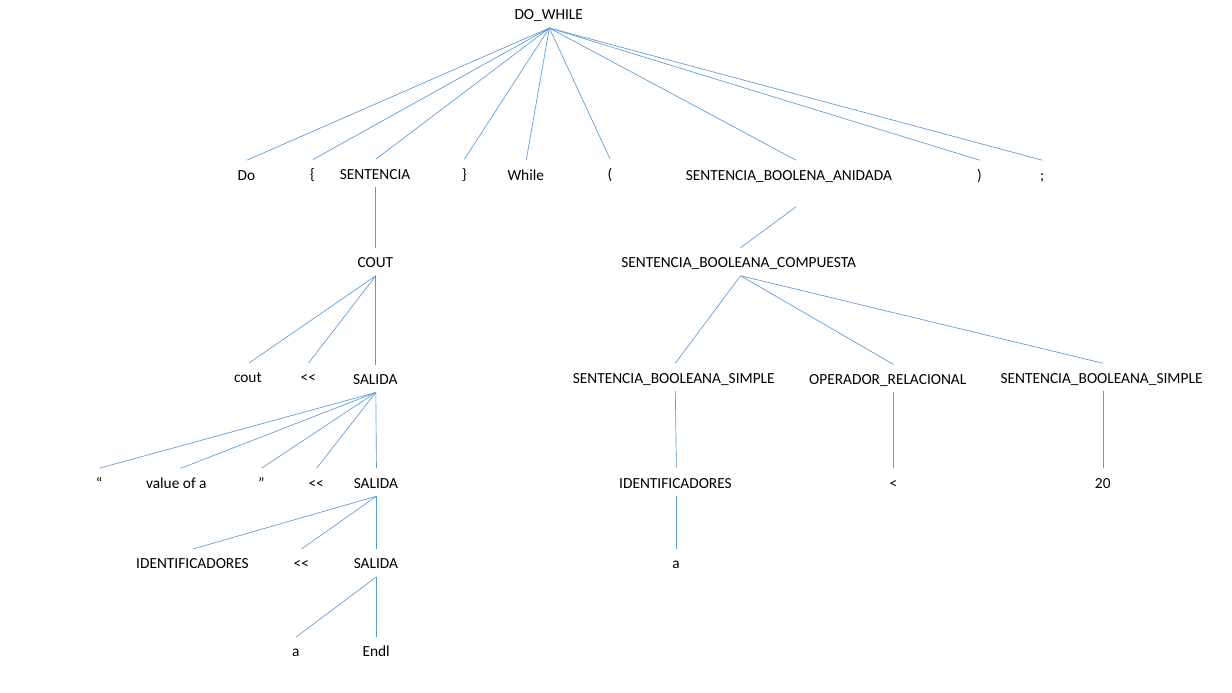
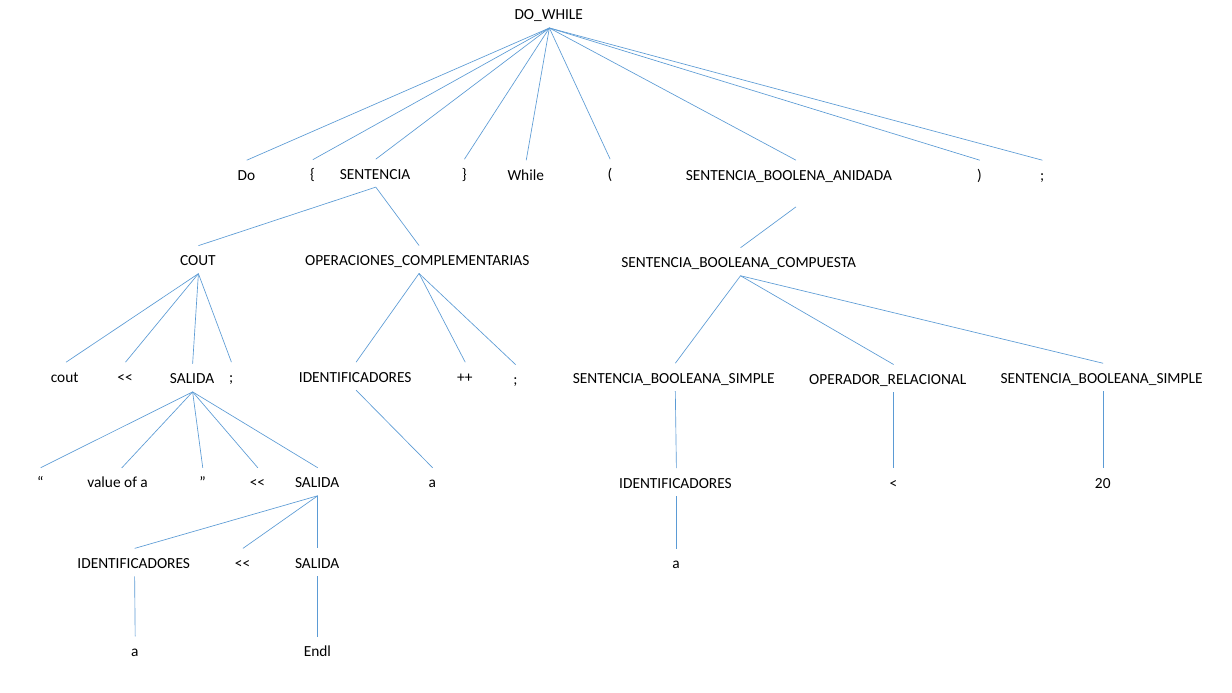
Before and after one commit to jacarou/Compilador_de_C, a slide deck: slide 2 of Arboles/DoWhile.pptx. Drawn at 1232x693 pixels with LibreOffice and Linux fonts; fonts in the diff are those of the drawing. Boxes give left, top, right and bottom in pixels: in the first picture for what was removed or moved away, otherwise in the second. Text is boxed around its words. In the diff, an @@ line names an element or a change of style, - is before the commit and + after.

```diff
--- a/Arboles/DoWhile.pptx
+++ b/Arboles/DoWhile.pptx
@@ line moved from (376, 188) - (376, 248) to (376, 188) - (199, 246) @@
@@ line added from (376, 188) to (420, 246), #5B9BD5 0.5 pt @@
@@ text "COUT" moved from (x1=358, y1=257, x2=394, y2=267) to (x1=180, y1=255, x2=216, y2=265) @@
@@ text added at (x1=305, y1=255, x2=529, y2=267), 12 pt, text #000000 @@
+OPERACIONES_COMPLEMENTARIAS
@@ line moved from (376, 275) - (250, 363) to (199, 274) - (67, 362) @@
@@ line moved from (376, 275) - (309, 363) to (199, 274) - (126, 362) @@
@@ line moved from (376, 275) - (376, 364) to (199, 274) - (192, 364) @@
@@ line added from (199, 274) to (232, 362), #5B9BD5 0.5 pt @@
@@ line added from (420, 274) to (356, 362), #5B9BD5 0.5 pt @@
@@ line added from (420, 274) to (466, 362), #5B9BD5 0.5 pt @@
@@ line added from (420, 274) to (516, 365), #5B9BD5 0.5 pt @@
@@ 3 texts moved together from (x1=234, y1=363, x2=397, y2=391) to (x1=51, y1=362, x2=214, y2=390) @@
@@ text added at (x1=220, y1=362, x2=243, y2=390), 12 pt, text #000000 @@
+;
@@ text added at (x1=299, y1=372, x2=412, y2=382), 12 pt, text #000000 @@
+IDENTIFICADORES
@@ text added at (x1=448, y1=362, x2=482, y2=390), 12 pt, text #000000 @@
+++
@@ text added at (x1=505, y1=365, x2=528, y2=393), 12 pt, text #000000 @@
+;
@@ line moved from (376, 393) - (100, 469) to (192, 392) - (41, 468) @@
@@ line moved from (376, 393) - (180, 469) to (192, 392) - (122, 468) @@
@@ line moved from (376, 393) - (317, 469) to (192, 392) - (258, 468) @@
@@ line moved from (376, 393) - (262, 469) to (192, 392) - (202, 468) @@
@@ line moved from (376, 393) - (376, 469) to (192, 392) - (318, 468) @@
@@ line moved from (376, 577) - (297, 637) to (356, 390) - (433, 468) @@
@@ 9 texts, 4 lines moved together from (x1=87, y1=469, x2=398, y2=656) to (x1=28, y1=468, x2=339, y2=656) @@
@@ text added at (x1=429, y1=479, x2=436, y2=487), 12 pt, text #000000 @@
+a
@@ line added from (135, 637) to (135, 577), #5B9BD5 0.5 pt @@
@@ text "a" moved from (x1=292, y1=648, x2=299, y2=656) to (x1=131, y1=648, x2=138, y2=656) @@
```
Also in this commit, not shown: 1 other slide changed, 2 other files.
